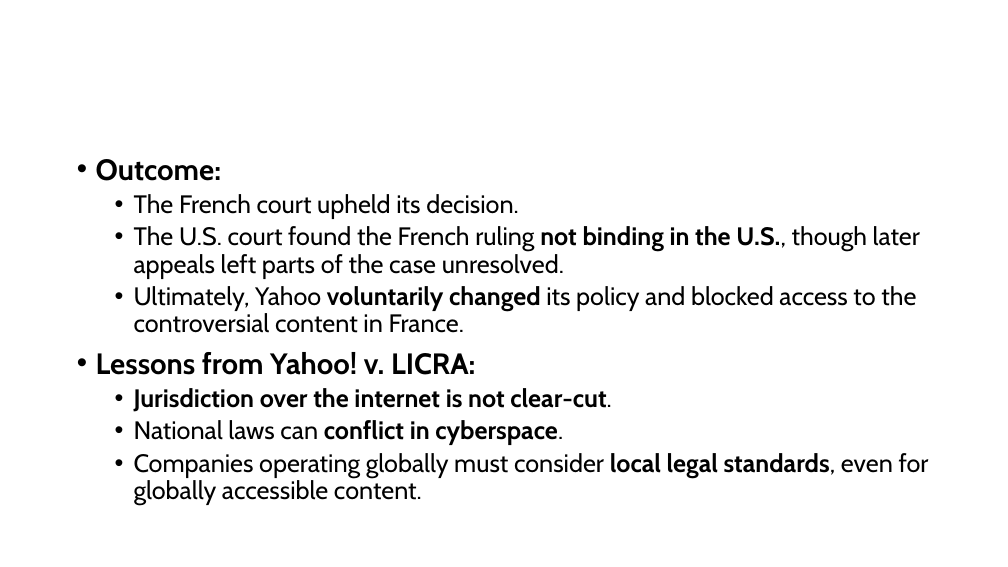
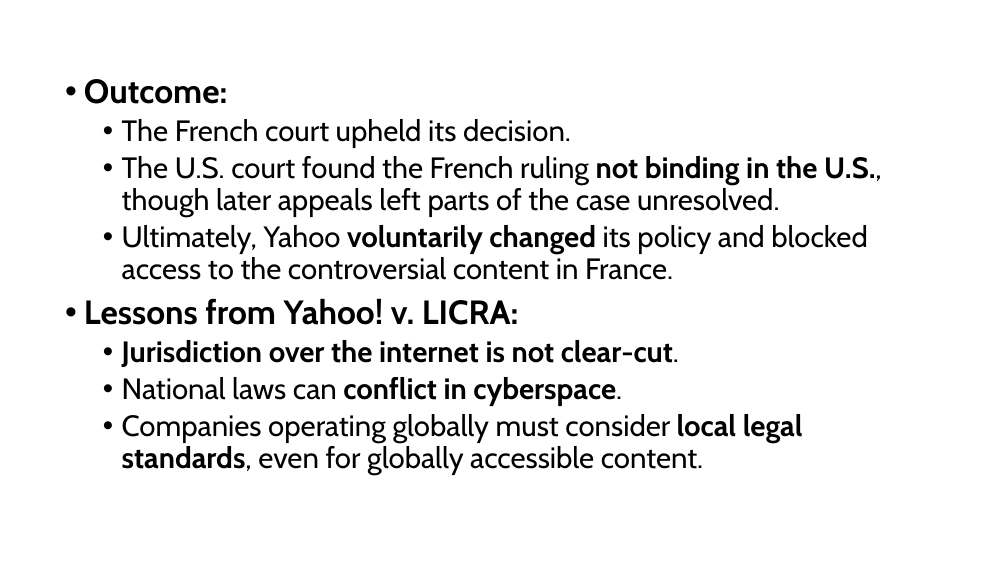
Before and after one commit to shakiliitju/M.Sc-in-ICT, a slide deck: slide 51 of Semester 2/Applied Cyber Security/Lecture/L7.pptx (slide 53 before the commit). Drawn at 1008x567 pixels with LibreOffice and Linux fonts; fonts in the diff are those of the drawing. Boxes give left, top, right and bottom in pixels: in the first picture for what was removed or moved away, otherwise in the second. Text is boxed around its words. In the diff, an @@ line names an element or a change of style, - is before the commit and + after.

```diff
--- a/Semester 2/Applied Cyber Security/Lecture/L7.pptx
+++ b/Semester 2/Applied Cyber Security/Lecture/L7.pptx
@@ text "Outcome:": place and size @@
-text "Outcome:" at (96, 159, 929, 505)
+text "Outcome:" at (84, 79, 882, 475)
@@ text "Outcome:" at (84, 79, 882, 475): size 28 to 32 pt in "Outcome:", "Lessons from Yahoo! v. LICRA:"; size 24 to 28 pt @@
```
Also in this commit, not shown: 25 other slides changed, 2 slides removed.
